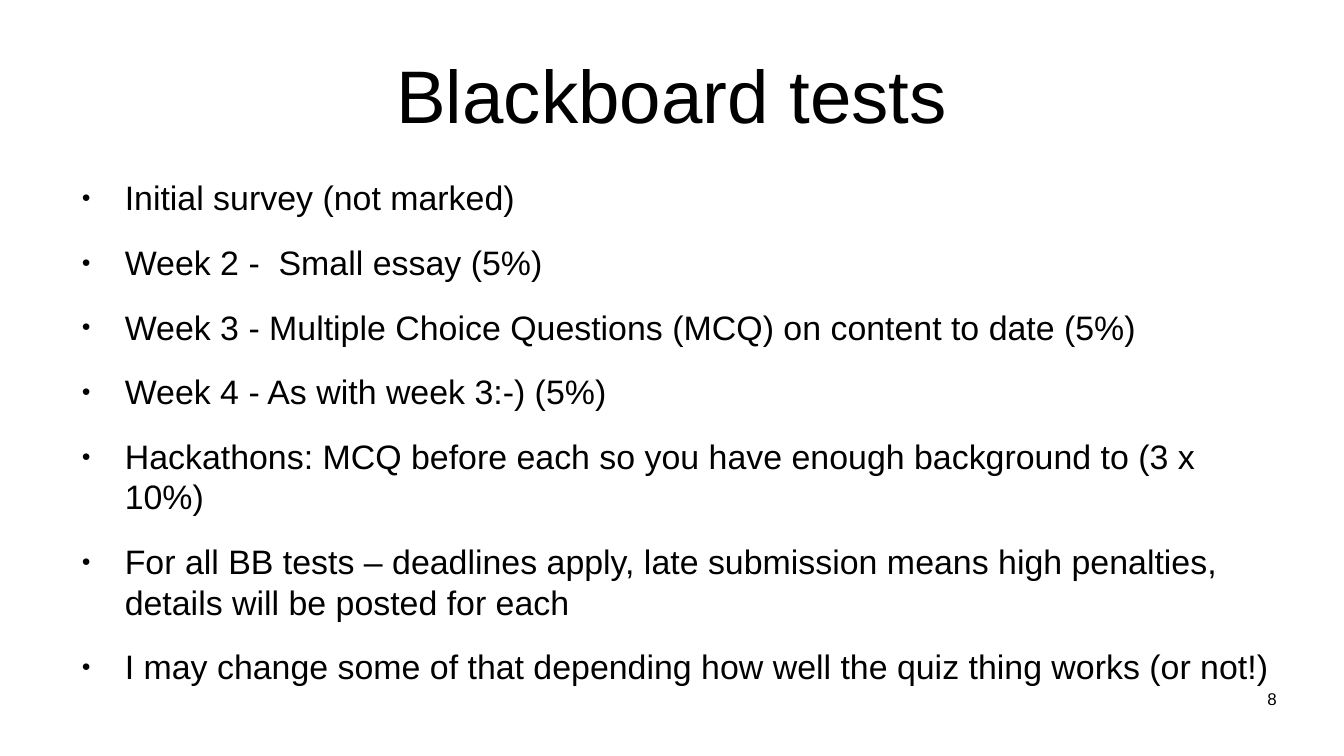
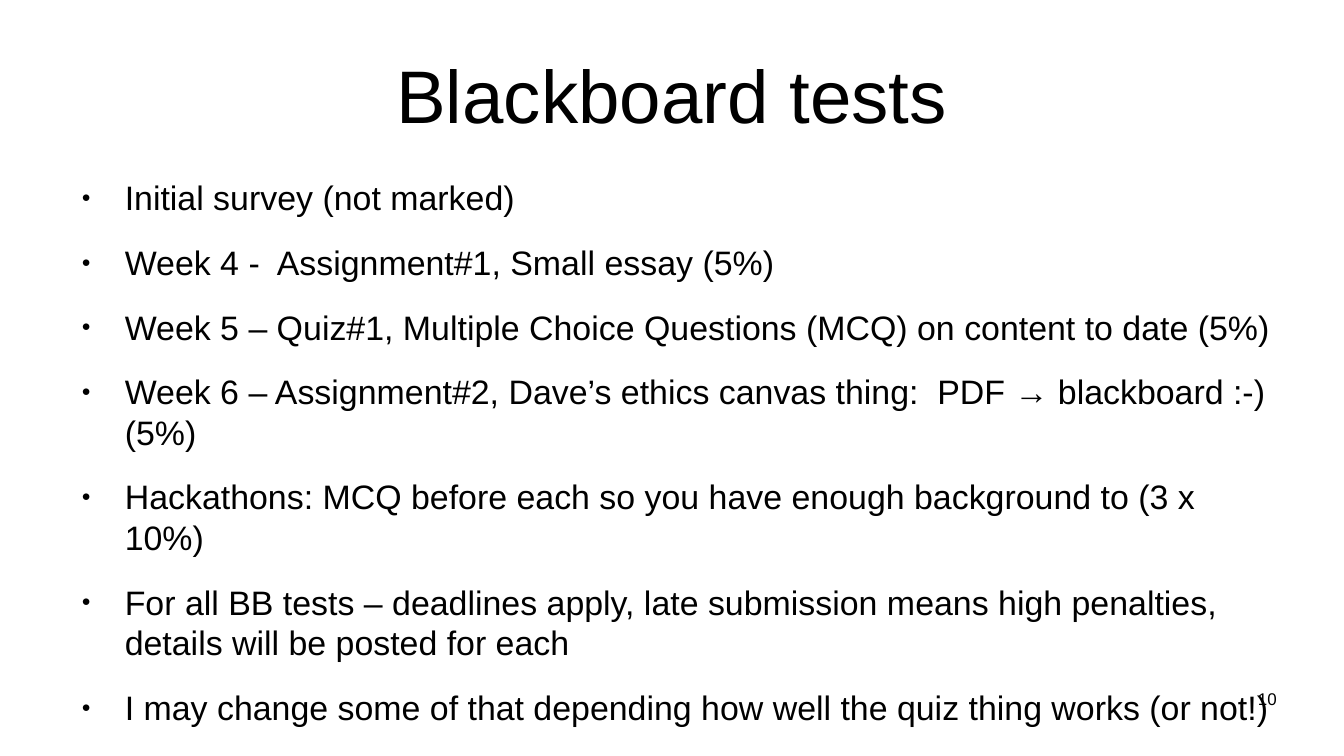
Before and after one commit to sftcd/witidtm, a slide deck: slide 10 of lectures/100-intro.odp (slide 8 before the commit). Drawn at 1344x756 pixels with LibreOffice and Linux fonts; fonts in the diff are those of the drawing. Boxes give left, top, right and bottom in pixels: in the first picture for what was removed or moved away, otherwise in the second. Text is boxed around its words. In the diff, an @@ line names an element or a change of style, - is before the commit and + after.

```diff
--- a/lectures/100-intro.odp
+++ b/lectures/100-intro.odp
@@ text at [125,250,1270,452]: text changed @@
-● Week 2 - Small essay (5%)
-● Week 3 - Multiple Choice Questions (MCQ) on content to date (5%)
-● Week 4 - As with week 3:-) (5%)
+● Week 4 - Assignment#1, Small essay (5%)
+● Week 5 – Quiz#1, Multiple Choice Questions (MCQ) on content to date (5%)
+● Week 6 – Assignment#2, Dave’s ethics canvas thing: PDF → blackboard :-) (5%)
@@ page number at [1258,693,1277,709]: text changed @@
-8
+10
```
Also in this commit, not shown: 8 other slides changed, 8 slides added, 1 other file.
